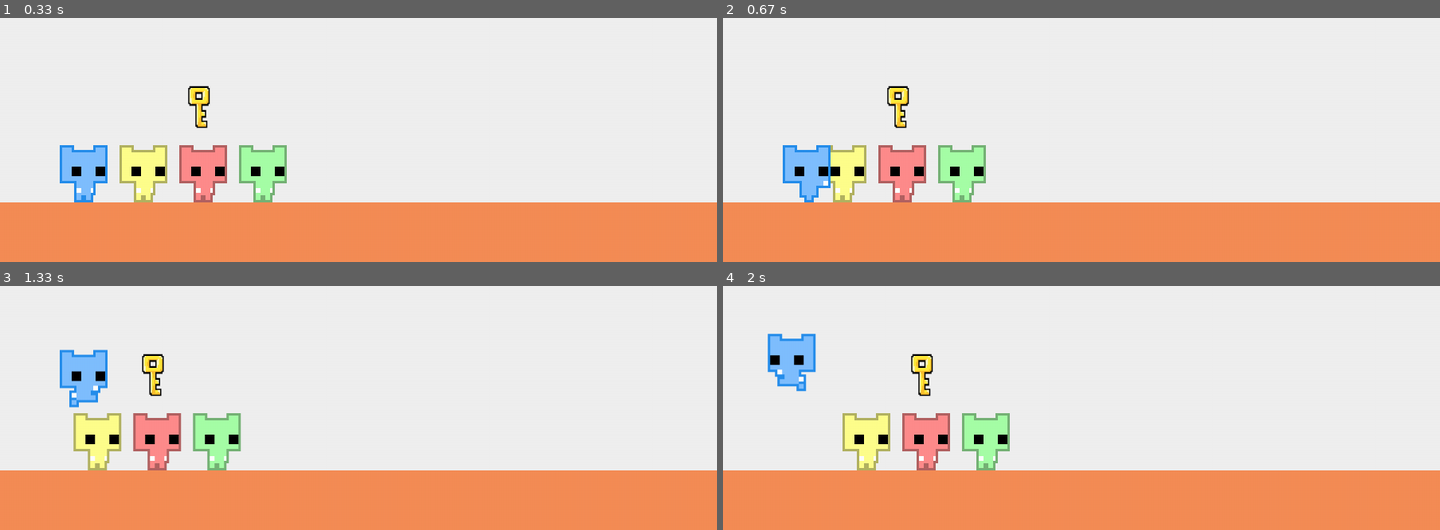
Above: before the commit, frames 1-4 (two rows, left to right).
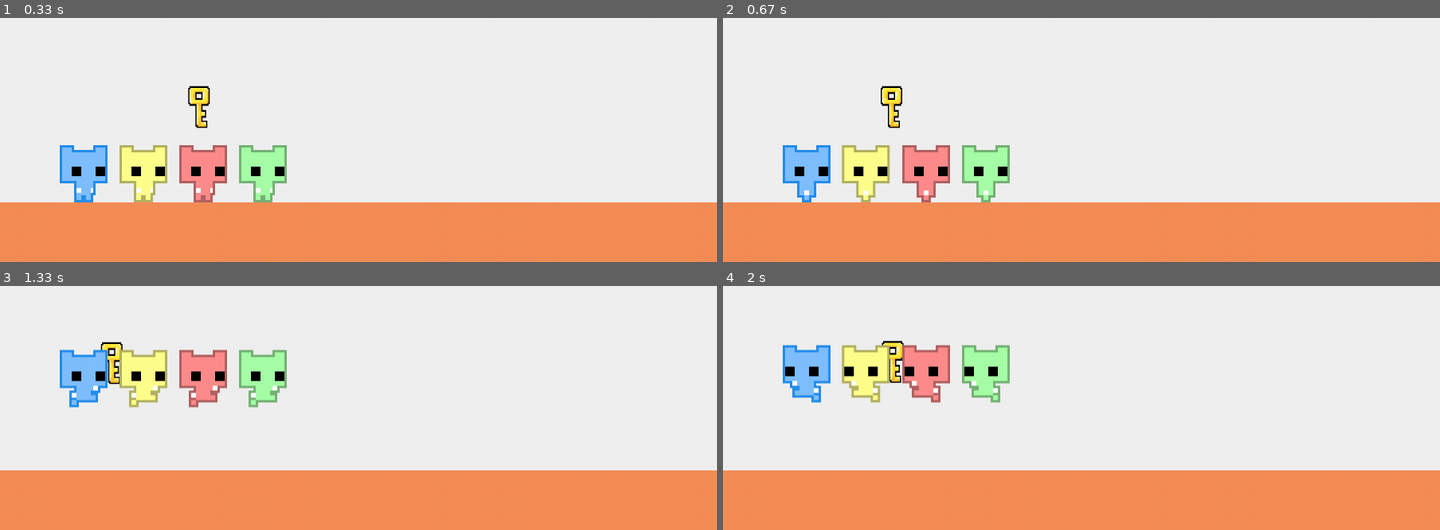
Above: after the commit, the same moments.

Repository: Jaden505/Pico-MAPPO
Game: pygame game, started from play_with_agents.py
The game is run twice, just before and just after one commit, with the same random seed, the same clock (stepped at 60 frames per second) and the same inputs.
Inputs:
- Up to frame 1 (0.33 s): no input
- Up to frame 2 (0.67 s): hold Right from 0.33 s (still down)
- Up to frame 3 (1.33 s): release Right at 0.8 s; hold Right 0.83-1.3 s; tap Space at 0.9, 1.2 s
- Up to frame 4 (2 s): hold Left 1.33-1.87 s; tap Space at 1.4, 1.7, 1.97 s; hold Left from 1.9 s (still down)

Frame 1 is identical in both runs. In frame 2, 4.5% of the frame differs, in the area x 10-40%, y 27-76%; in frame 3, 7.7%; in frame 4, 9.2%, in the area x 6-40%, y 19-76%.

Commit message:
visual environment and fix push in 3 people bug

Diff:
--- a/Game/env.py
+++ b/Game/env.py
@@ -4,15 +4,12 @@
 
 import pygame
 import numpy as np
-import threading
 
 class Environment:
     def __init__(self, level_index):
         self.level_index = level_index
+
         self.screen_width, self.screen_height = 1200, 800
-
-        pygame.init()
-        pygame.display.set_caption('Pico Park')
         self.screen = pygame.display.set_mode((self.screen_width, self.screen_height))
         self.clock = pygame.time.Clock()
 
@@ -20,7 +17,7 @@
             Player((100, 620)), # blue
             Player((200, 620), 'yellow'),
             Player((300, 620), 'red'),
-            Player((400, 620), 'green')
+            Player((700, 620), 'green')
         ]
 
         self.agent_actions = ['stand', 'jump', 'left', 'right']
@@ -36,8 +33,6 @@
 
         self.done = False
         self.reward = 0
-
-        threading.Thread(target=self.run_display).start()
 
     def interact_object(self, a):
         if self.key and a.rect.colliderect(self.key.rect) and not self.key.holder: # Get key
@@ -65,8 +60,8 @@
             ap.move_and_collide(obstacles, xmin_limit, xmax_limit, dt)
             ap.update_sprite(dt)
 
-            # Check if fallen off screen end game
-            if ap.y > self.screen_height:
+            # Check if off screen end game
+            if ap.y > self.screen_height or ap.y < 0:
                 self.done = True
                 pygame.quit()
                 self.reward -= 5  # Penalty for dying
@@ -118,13 +113,15 @@
         xmin_limit, xmax_limit = find_outer_x_limits(self.agents, self.screen_height)
 
         action = self.agent_actions[action_probs.argmax()]
-        agent.handle_input(action, dt)
+        agent.handle_input('right', dt)
 
+        self.draw_objects((xmin_limit, 0), dt)
         self.move_objects(xmin_limit, xmax_limit, dt)
         self.interact_object(agent)
 
-        self.reward -= 0.1  # Small penalty for each step taken
-        self.reward += max(1, agent.x / self.door.positionxy[0])  # Reward based on distance to door
+        self.reward -= 0.05  # Small penalty for each step taken
+
+        print([(a.x, a.id) for a in self.agents])  # Debugging output
 
         if not self.agents:  # All agents have exited through the door
             self.done = True
@@ -148,10 +145,10 @@
 
         # Reset agents
         self.agents = [
-            Player((100, 620)), # blue
-            Player((200, 620), 'yellow'),
-            Player((300, 620), 'red'),
-            Player((400, 620), 'green')
+            Player((100, 420)), # blue
+            Player((300, 420), 'yellow'),
+            Player((500, 420), 'red'),
+            Player((700, 420), 'green')
         ]
 
     def draw_objects(self, offset, dt):
@@ -172,8 +169,4 @@
         for a in self.agents:
             self.screen.blit(a.sprite, (a.x - offset[0], a.y - offset[1]))
 
-    def run_display(self,):
-        while not self.done:
-            self.clock.tick(60)
-            pygame.display.update()
-            self.draw_objects((0, 0), 0)
+        pygame.display.flip()
--- a/Game/game.py
+++ b/Game/game.py
@@ -3,7 +3,7 @@
 from Game.levels import get_levels
 
 import pygame
-import sys
+import sys, time
 
 class Game:
     def __init__(self, level_index):
@@ -92,7 +92,8 @@
                     sys.exit()
 
                 action = event_to_action(event, self.player.vx)
-                self.player.handle_input(action, dt)
+                for a in self.agents_and_player:
+                    a.handle_input(action, dt)
 
             if not self.agents_and_player:  # All agents have exited through the door
                 self.exit()
--- a/Game/levels.py
+++ b/Game/levels.py
@@ -8,7 +8,7 @@
 
     # Level 0 – Simple walk, open door
     levels.append({
-        "static_obstacles": [pygame.Rect(0, 700, 2000, 100)],
+        "static_obstacles": [pygame.Rect(0, 700, 2000, 100), pygame.Rect(1000, 600, 100, 100)],
         "door": Door((1800, 700), is_open=True),
         "key": None,
         "button": None
--- a/Game/player.py
+++ b/Game/player.py
@@ -90,11 +90,11 @@
         # Horizontal collision
         for obs in static_obstacles:
             if self.foot_hitbox.colliderect(obs):
-                if self.vx > 0: # hit right wall
+                if self.vx > 0 and obs.right > self.x: # hit right wall
                     self.x = obs.left - self.width * 3/4
                     self.pushing = True
 
-                elif self.vx < 0: # hit left wall
+                elif self.vx < 0 and obs.left < self.x: # hit left wall
                     self.x = obs.right - self.width * 1/4
                     self.pushing = True
 
--- a/MAPPO/ppo.py
+++ b/MAPPO/ppo.py
@@ -1,4 +1,6 @@
 from MAPPO.actorcritic import ActorCritic
+import pygame
+import time
 
 class PPO:
     def __init__(self, env):
@@ -21,7 +23,17 @@
         rewards = []
 
         t = 0
-        while t < self.timesteps_per_batch:
+
+        pygame.display.update()
+
+        # waint until user quits
+        running = True
+        while t < self.timesteps_per_batch and running:
+            for event in pygame.event.get():
+                if event.type == pygame.QUIT:
+                    running = False
+                    break
+
             self.env.reset(self.env.level_index)
 
             for ep_t in range(self.max_timesteps_per_episode):
--- a/train_env.py
+++ b/train_env.py
@@ -1,3 +1,7 @@
+import pygame
+pygame.init()
+pygame.display.set_caption('Pico Park')
+
 from Game.env import Environment
 from MAPPO.ppo import PPO
 
